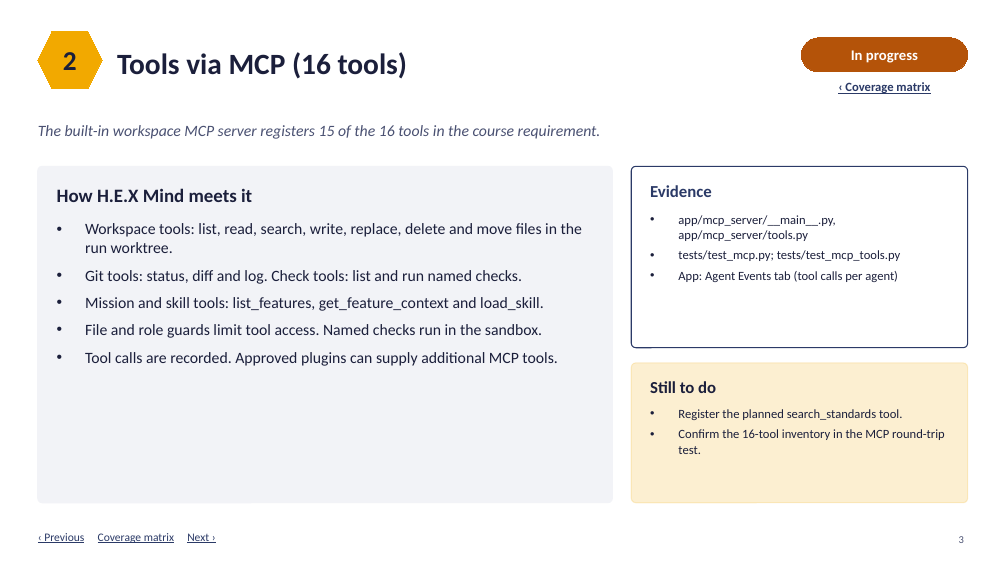
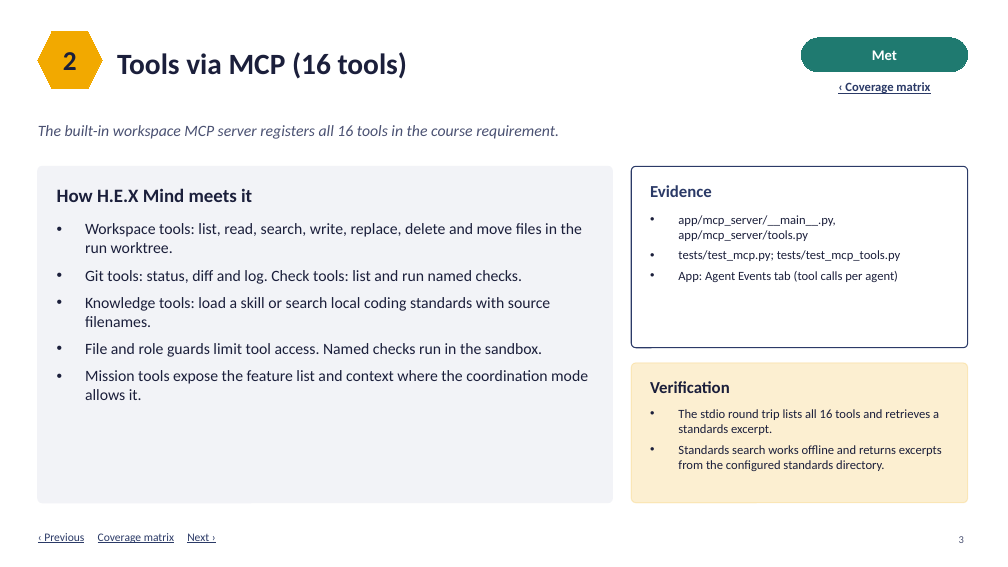
Before and after one commit to Cykikz/HEX, a slide deck: slide 3 of HEX_Mind_Requirements_Coverage_v2.pptx. Drawn at 1008x567 pixels with LibreOffice and Linux fonts; fonts in the diff are those of the drawing. Boxes give left, top, right and bottom in pixels: in the first picture for what was removed or moved away, otherwise in the second. Text is boxed around its words. In the diff, an @@ line names an element or a change of style, - is before the commit and + after.

Commit message:
Add offline standards search to the workspace MCP server

```diff
--- a/HEX_Mind_Requirements_Coverage_v2.pptx
+++ b/HEX_Mind_Requirements_Coverage_v2.pptx
@@ rounded rectangle "Met" at [802, 38, 968, 72]: fill #B45309 to #1F7A70; outline #B45309 0.75 pt to #1F7A70 0.75 pt @@
@@ text in rounded rectangle at [872, 50, 897, 60]: text changed @@
-In progress
+Met
@@ text at [38, 125, 559, 139]: text changed @@
-The built-in workspace MCP server registers 15 of the 16 tools in the course requirement.
+The built-in workspace MCP server registers all 16 tools in the course requirement.
@@ text at [85, 297, 550, 327]: text changed @@
-• Mission and skill tools: list_features, get_feature_context and load_skill.
+• Knowledge tools: load a skill or search local coding standards with source filenames.
@@ text at [85, 370, 588, 400]: text changed @@
-• Tool calls are recorded. Approved plugins can supply additional MCP tools.
+• Mission tools expose the feature list and context where the coordination mode allows it.
@@ text at [650, 381, 730, 393]: text changed @@
-Still to do
+Verification
@@ text at [678, 409, 942, 471]: text changed @@
-• Register the planned search_standards tool.
-• Confirm the 16-tool inventory in the MCP round-trip test.
+• The stdio round trip lists all 16 tools and retrieves a standards excerpt.
+• Standards search works offline and returns excerpts from the configured standards directory.
```
Also in this commit, not shown: 2 other slides changed, 11 other files.
